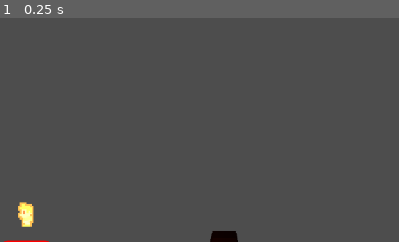
Above: before the commit, frame 1.
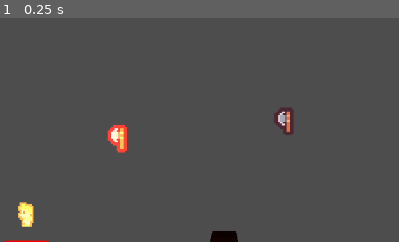
Above: after the commit, the same moment.

Repository: Josh-Farkas/Game-Jam-Z
Game: Godot game, scene res://World/World.tscn
Same seed, same stepped clock (60 frames per second), same inputs: the game is played once before the commit and once after it. The engine's default icon, where the game draws it, is replaced by a stand-in: a white triangle on a blue panel in a dark square.
Inputs:
- Up to frame 1 (0.25 s): no input
The pictures show only the part of the screen within x 47-97%, y 6-56%; the shares and areas given below are measured in that part.

The runs differ from the first frame. In frame 1, 0.9% of the frame differs, in the area x 26-74%, y 40-61%.

Commit message:
Add item stacks

Diff:
--- a/Items/Item.gd
+++ b/Items/Item.gd
@@ -13,7 +13,7 @@
 	},
 	"Axe": {
 		"Sprite": preload("res://Items/Axe.png"),
-		"MaxStack": 1
+		"MaxStack": 3
 	},
 	"BattleAxe": {
 		"Sprite": preload("res://Items/BattleAxe.png"),
@@ -50,6 +50,7 @@
 var speed = 100
 
 var max_stack = 0
+@export
 var amount = 1
 
 # Called when the node enters the scene tree for the first time.
@@ -77,3 +78,6 @@
 
 func set_amount(new_amount):
 	amount = new_amount
+
+func change_amount(delta: int):
+	set_amount(amount + delta)
--- a/Player/Player.gd
+++ b/Player/Player.gd
@@ -45,12 +45,24 @@
 
 
 func _on_pickup_range_body_entered(body):
-	var next_free_slot = inventory.find(null)
+	if not body is Item: return
 
-	if (body is Item && next_free_slot != -1):
-		body.get_parent().remove_child(body)
-		inventory[next_free_slot] = body
-		inventory_gui.get_child(next_free_slot).icon = body.item_types[body.type]["Sprite"]
+	while body.amount > 0:
+		var slot: int = inventory.map(func(x: Item): return x.type if x != null and x.amount != x.max_stack else null).find(body.type)
+		if slot == -1: slot = inventory.find(null)
+
+		if (slot != -1):
+			if inventory[slot] == null:
+				inventory[slot] = body
+				inventory_gui.get_child(slot).icon = body.item_types[body.type]["Sprite"]
+				body.get_parent().remove_child(body)
+				return
+			else:
+				var amount_to_fill = inventory[slot].max_stack - inventory[slot].amount
+				inventory[slot].change_amount(min(body.amount, amount_to_fill))
+				body.change_amount(-amount_to_fill)
+
+	body.get_parent().remove_child(body)
 
 func set_current_slot(slot):
 	current_slot = slot
--- a/World/Campfire/Campfire.tscn
+++ b/World/Campfire/Campfire.tscn
@@ -2,7 +2,7 @@
 
 [ext_resource type="Script" path="res://World/Campfire/Campfire.gd" id="1_8smp4"]
 [ext_resource type="Texture2D" uid="uid://bu7t1kygcvpki" path="res://icon.svg" id="2_rb83i"]
-[ext_resource type="Texture2D" uid="uid://dbkanegqm3qo6" path="res://World/Campfire/Light.jpg" id="3_tijdb"]
+[ext_resource type="Texture2D" uid="uid://dbkanegqm3qo6" path="res://World/Campfire/light.jpg" id="3_tijdb"]
 
 [sub_resource type="RectangleShape2D" id="RectangleShape2D_8tcik"]
 size = Vector2(28, 6)
--- a/World/World.tscn
+++ b/World/World.tscn
@@ -17,13 +17,14 @@
 [node name="Campfire" parent="Objects" instance=ExtResource("4_pc6qk")]
 
 [node name="Item" parent="." instance=ExtResource("4_p2har")]
-position = Vector2(49, 2)
+position = Vector2(555, 457)
 
 [node name="Item2" parent="." instance=ExtResource("4_p2har")]
-position = Vector2(88, 56)
+position = Vector2(651, 447)
 
 [node name="Item3" parent="." instance=ExtResource("4_p2har")]
-position = Vector2(164, -23)
+position = Vector2(685, 359)
 
 [node name="Item4" parent="." instance=ExtResource("4_p2har")]
-position = Vector2(201, 68)
+position = Vector2(519, 339)
+amount = 3
Not shown, added: Player/Pla2AFB.tmp
